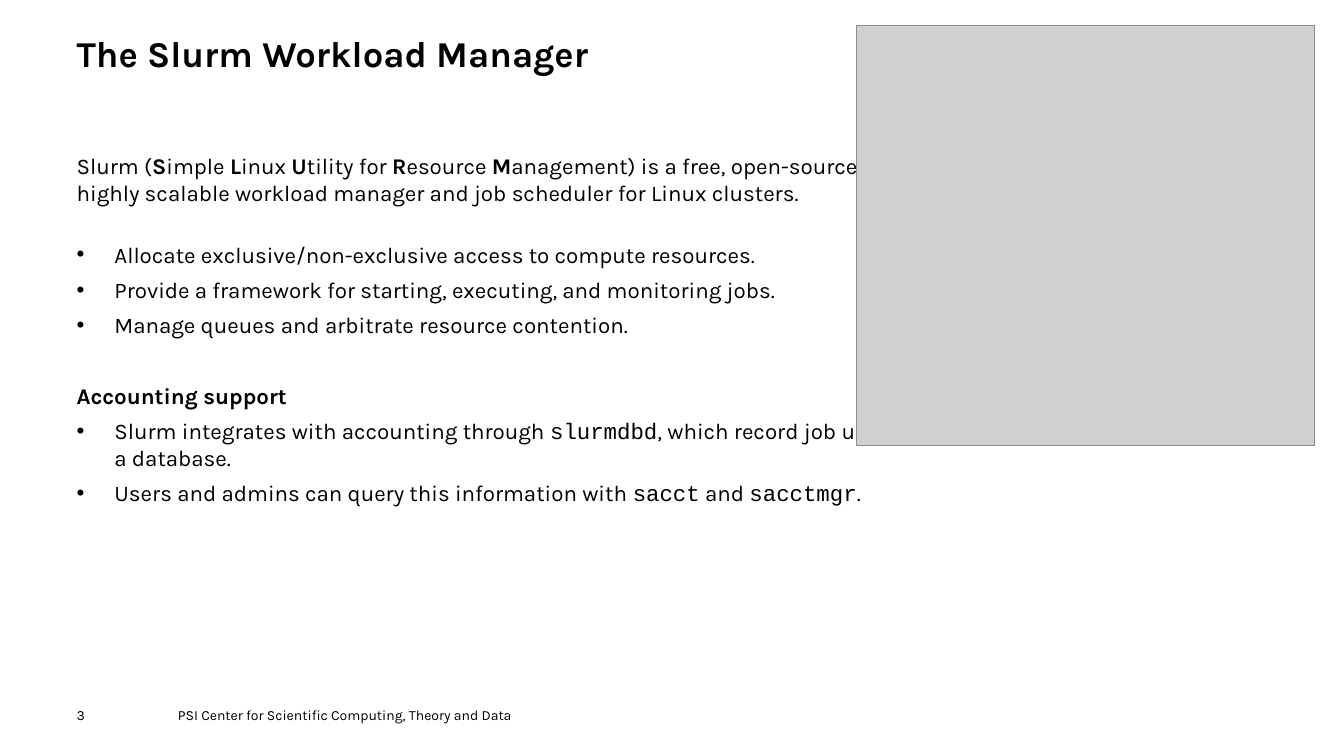
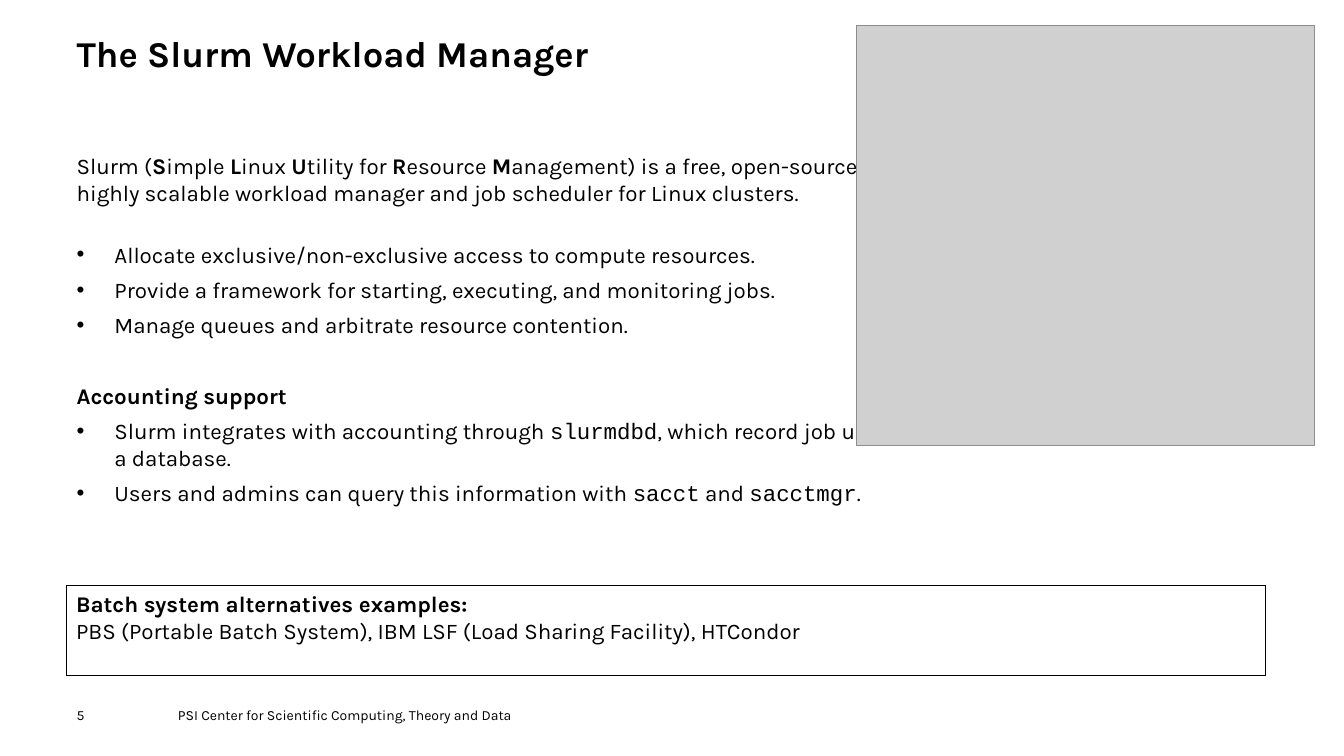
Before and after one commit to fhnw-hpcp/HS25, a slide deck: slide 5 of Slurm.odp (slide 3 before the commit). Drawn at 1344x756 pixels with LibreOffice and Linux fonts; fonts in the diff are those of the drawing; grey boxes stand for pictures; background and template pictures are left out. Boxes give left, top, right and bottom in pixels: in the first picture for what was removed or moved away, otherwise in the second. Text is boxed around its words. In the diff, an @@ line names an element or a change of style, - is before the commit and + after.

```diff
--- a/Slurm.odp
+++ b/Slurm.odp
@@ rectangle added at box(67, 586, 1266, 677), outline #000000 0 pt, 16 pt, text #000000 @@
+Batch system alternatives examples:
+PBS (Portable Batch System), IBM LSF (Load Sharing Facility), HTCondor
@@ page number at box(77, 711, 85, 720): text changed @@
-3
+5
```
Also in this commit, not shown: 16 other slides changed, 4 slides added, 22 slides removed.
